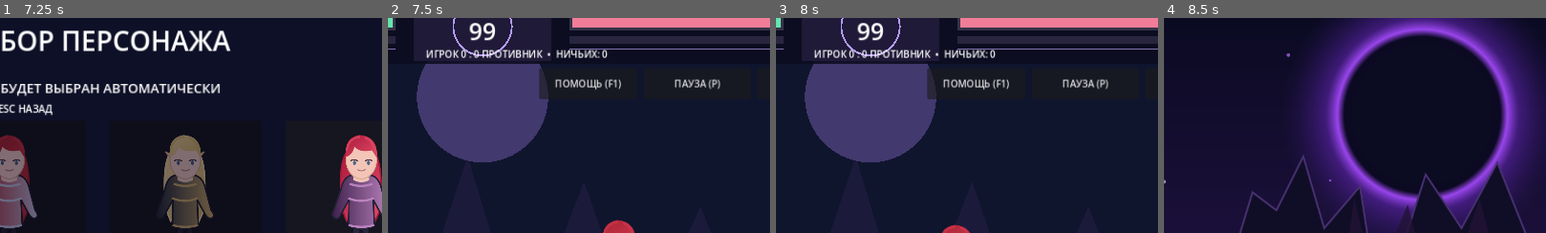
Above: before the commit, frames 1-4 (left to right).
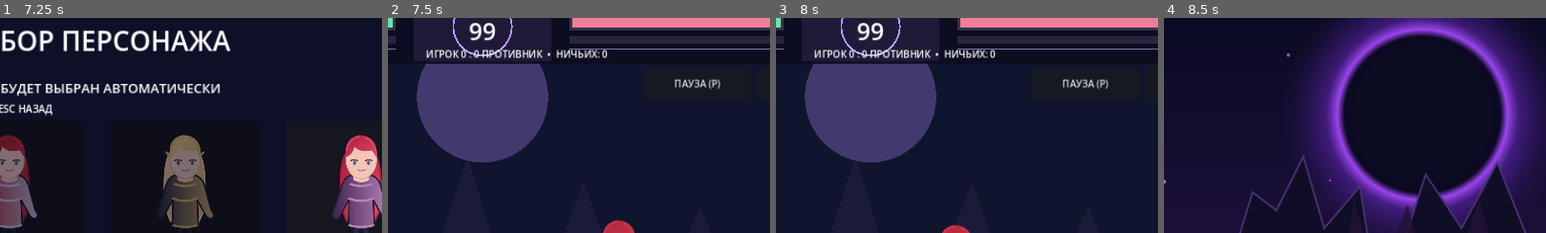
Above: after the commit, the same moments.

Repository: PerchikHot/Eclipse-Arena-
Game: Godot game, scene res://scenes/Main.tscn
Same seed, same stepped clock (60 frames per second), same inputs: the game is played once before the commit and once after it.
Inputs (mouse positions are % of the whole screen's width and height, from its top left):
- Up to frame 1 (7.25 s): click (64, 22) at 0.5 s, where only the run before the commit has a clickable "ПОМОЩЬ (F1)"; click "⚔ БЫСТРЫЙ БОЙ" at 1.25 s; click "ЯМАТО" at 2 s; click "ЭРЗА" at 2.75 s; click "АЛЬФА" at 3.5 s; click "РИАС" at 4.25 s; click "КОСТЮМ: КАНОН" at 5 s; click "КОСТЮМ: БОЕВОЙ" at 5.75 s; click "КОСТЮМ: ПЛЯЖНЫЙ" at 6.5 s
- Up to frame 2 (7.5 s): click "В БОЙ" at 7.25 s
- Up to frame 3 (8 s): no input
- Up to frame 4 (8.5 s): click "МЕНЮ (ESC)" at 8 s
The pictures show only the part of the screen within x 38-88%, y 7-57%; the shares and areas given below are measured in that part.

Frame 1 is identical in both runs. In frame 2, 0.7% of the frame differs, in the area x 39-61%, y 23-38%; in frame 3, 0.7%; in frame 4, nothing differs.

Commit message:
fix(eclipse-arena): hide controls help action in main menu

Diff:
--- a/scripts/main.gd
+++ b/scripts/main.gd
@@ -541,6 +541,7 @@
         controls[key].visible = false
     pause_button.visible = false
     pause_toggle_button.visible = false
+    controls_help_button.visible = false
     cooldown_label.visible = false
     skill_label.visible = false
     round_timer_label.visible = false
